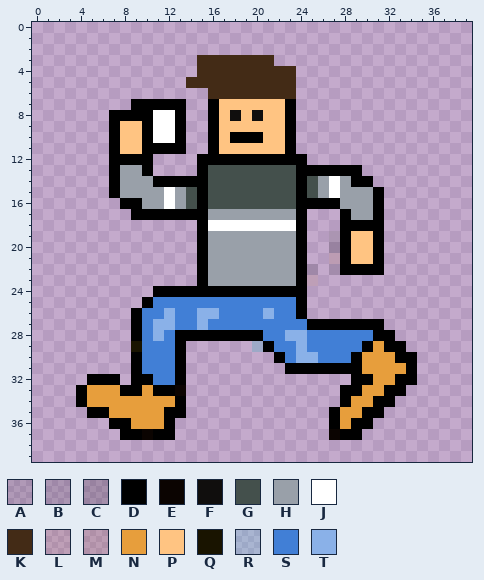
Pixel-art sprite, stored at data/Sprites/NPC/Willem/WillemWalk2.png. Above, as it was before the edit.
The file is 40x40 pixels. Pixels under 10% opacity are left out. Colours within 5 levels of each other are drawn and written as one.
Palette (. is transparent): A #0000001a  B #00000020  C #0000002a  D #000000  E #0b0401  F #100e0d  G #44504c  H #99a0a9  J #ffffff  K #432b16  L #8b45131d  M #8b451323  N #e79e3c  P #ffc482  Q #191400  R #11f4ef26  S #417fd6  T #8ab1e8
Once edited:
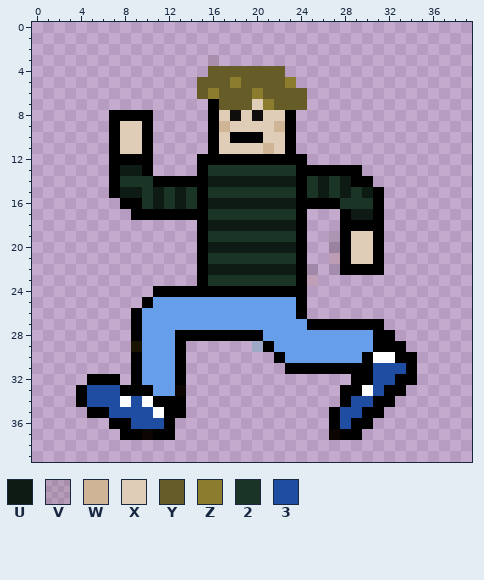
Colours new in this view: U #0e1b14  V #432b161d  W #cfb496  X #e0cdb7  Y #665c28  Z #8c7c2d  2 #1a3526  3 #1f4da2
The exact change:
@@ palette @@
-S #417fd6
+S #679eea
@@ x 0..39 @@
  2 ........................................
- 3 ...............KKKKKKK..................
- 4 ...............KKKKKKKKK................
- 5 ..............KKKKKKKKKK................
- 6 ................KKKKKKKK................
- 7 .........DDDDD..DPPPPPPD................
- 8 .......DDDDJJD..DPFPFPPD................
- 9 .......DPPDJJD..DPPPPPPD................
-10 .......DPPDJJD..DPDDDPPD................
-11 .......DPPDDDD..DPPPPPPD................
+ 3 ................V.......................
+ 4 ................YYYYYYY.................
+ 5 ...............YYYZYYYYZ................
+ 6 ...............YZYYYZYYYY...............
+ 7 ................DYYYXZYYY...............
+ 8 .......DDDD.....DXFXFXXD................
+ 9 .......DXXD.....DWXXXXWD................
+10 .......DXXD.....DXDDDXXD................
+11 .......DXXD.....DXXXXWXD................
 12 .......DDDD....DDDDDDDDDD...............
-13 .......DHHD....DGGGGGGGGDDDDDD..........
-14 .......DHHHDDDDDGGGGGGGGDGHJHDD.........
-15 .......DHHHHJHGDGGGGGGGGDGHJHHHD........
-16 ........DDHHJHGDGGGGGGGGDDDDHHHD........
-17 .........DDDDDDDHHHHHHHHD...DHHD........
-18 ...............DJJJJJJJJD...DDDD........
-19 ...............DHHHHHHHHD..BDPPD........
-20 ...............DHHHHHHHHD..CDPPD........
-21 ...............DHHHHHHHHD..MDPPD........
-22 ...............DHHHHHHHHDB.ADDDD........
-23 ...............DHHHHHHHHDL..............
+13 .......DUUD....D22222222DDDDDD..........
+14 .......D222DDDDDUUUUUUUUD2U2UDD.........
+15 .......DUU2U2U2D22222222D2U2U2UD........
+16 ........DD2U2U2DUUUUUUUUDDDD222D........
+17 .........DDDDDDD22222222D...DUUD........
+18 ...............DUUUUUUUUD...DDDD........
+19 ...............D22222222D..BDXXD........
+20 ...............DUUUUUUUUD..CDXXD........
+21 ...............D22222222D..MDXXD........
+22 ...............DUUUUUUUUDB.ADDDD........
+23 ...............D22222222DL..............
 24 ...........DDDDDDDDDDDDDD...............
 25 ..........DSSSSSSSSSSSSSD...............
-26 .........DSSTSSTTSSSSTSSD...............
-27 .........DSTTSSTSSSSSSSSSDDDDDDD........
-28 .........DSTSDDDDDDDDSSTTSSSSSSDD.......
-29 .........QSSSD......RDSSTSSSSSDNDD......
-30 .........DSSSD........DSTTSSSDNNNDD.....
-31 .........DSSSD.........DDDDDDDNNNND.....
-32 .....DDD.DDSSD...............DDNNDD.....
-33 ....DNNNDDNDDE..............DDNNDD......
-34 ....DNNNNNNNND..............DNNDD.......
-35 .....DDNNNNNDD.............DNNDD........
-36 .......DDNNND..............DNDD.........
+26 .........DSSSSSSSSSSSSSSD...............
+27 .........DSSSSSSSSSSSSSSSDDDDDDD........
+28 .........DSSSDDDDDDDDSSSSSSSSSSDD.......
+29 .........QSSSD......RDSSSSSSSSSDDD......
+30 .........DSSSD........DSSSSSSSDJJDD.....
+31 .........DSSSD.........DDDDDDDD333D.....
+32 .....DDD.DSSSD...............DD33DD.....
+33 ....D333DDDSSE..............DDJ3DD......
+34 ....D333J3JDDD..............D33DD.......
+35 .....DD3333JDD.............D33DD........
+36 .......DD333D..............D3DD.........
 37 ........DDEDD..............EDD..........
Where, in picture pixels (left, top, right, bottom), the same in both pictures:
changed: (87, 55, 406, 429)
